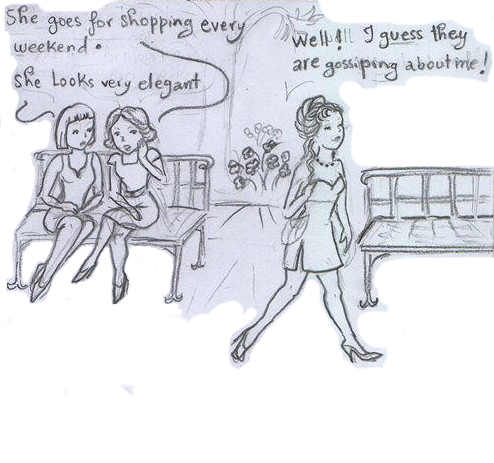
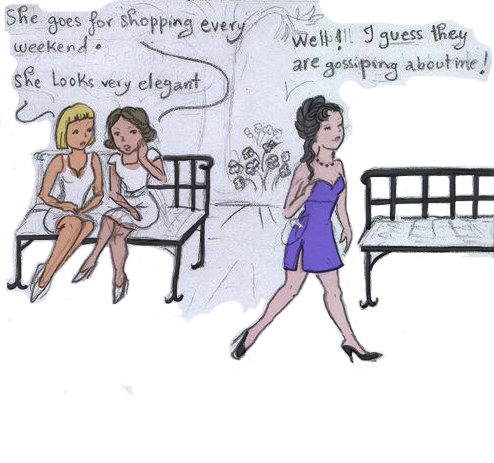
Before/after of a (494, 463) layered artwork. What changed in the layer stack:
painted on "pencils" over [left=7, top=96, right=494, bottom=369]
painted on "fg" over [left=7, top=96, right=494, bottom=369]
